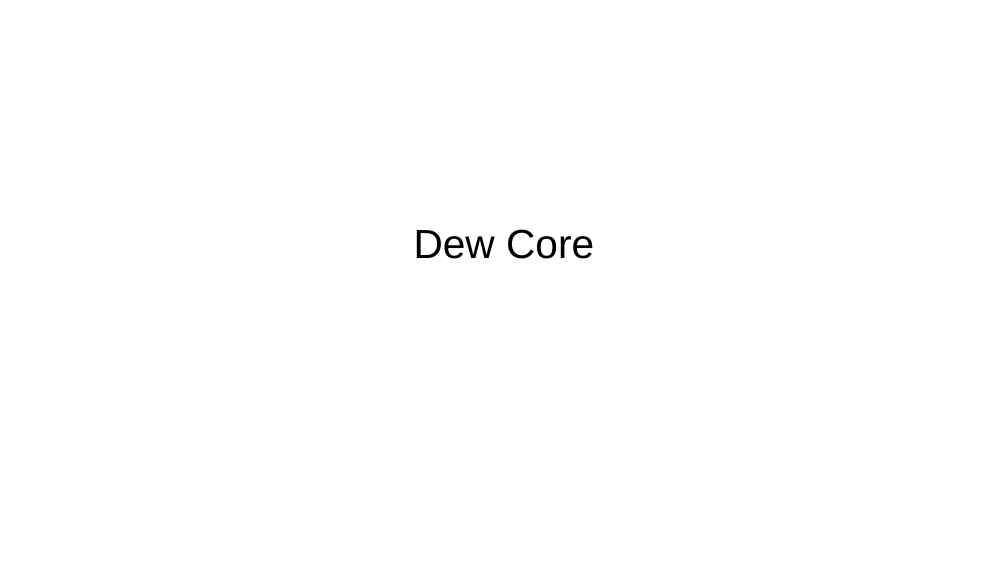
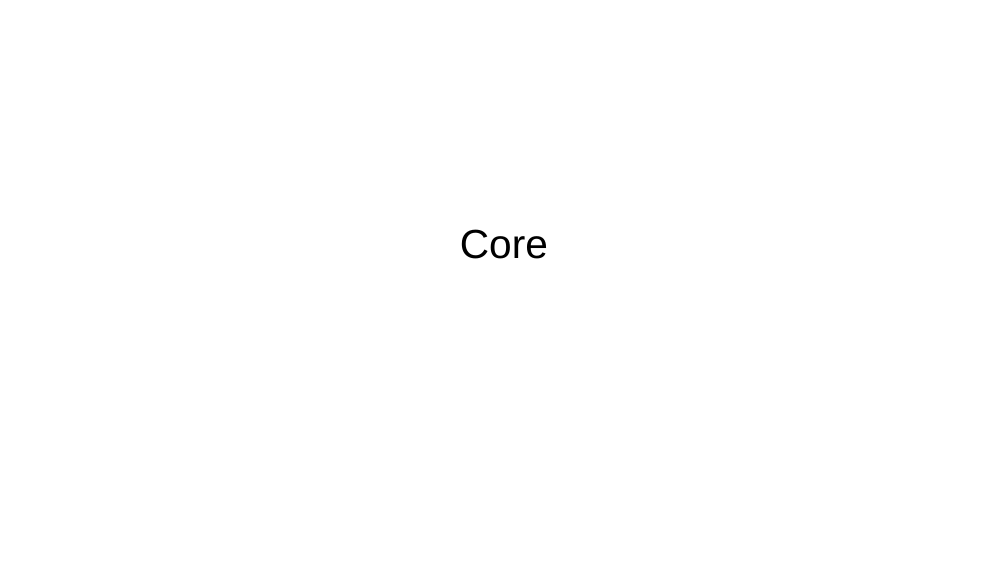
Before and after one commit to StudyWithJY/ResultReport, a slide deck: slide 6 of 7.19/woohyun/DewProject.odp. Drawn at 1008x567 pixels with LibreOffice and Linux fonts; fonts in the diff are those of the drawing. Boxes give left, top, right and bottom in pixels: in the first picture for what was removed or moved away, otherwise in the second. Text is boxed around its words. In the diff, an @@ line names an element or a change of style, - is before the commit and + after.

```diff
--- a/7.19/woohyun/DewProject.odp
+++ b/7.19/woohyun/DewProject.odp
@@ subtitle at (460,229,548,259): text changed @@
-Dew Core
+Core
```
Also in this commit, not shown: 4 other slides changed, 1 slide added.
